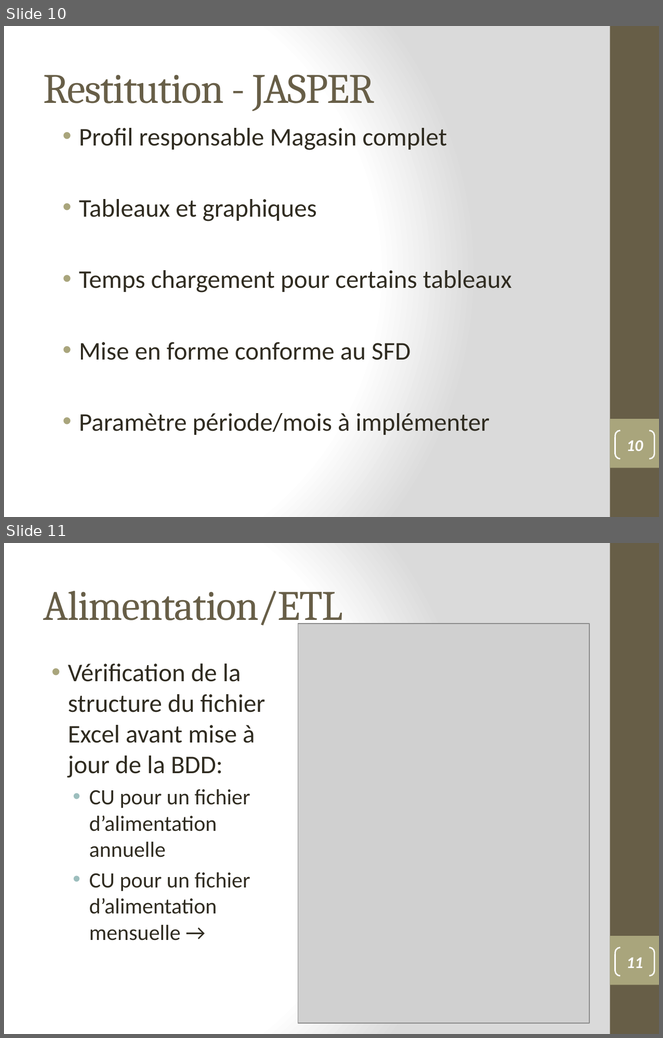
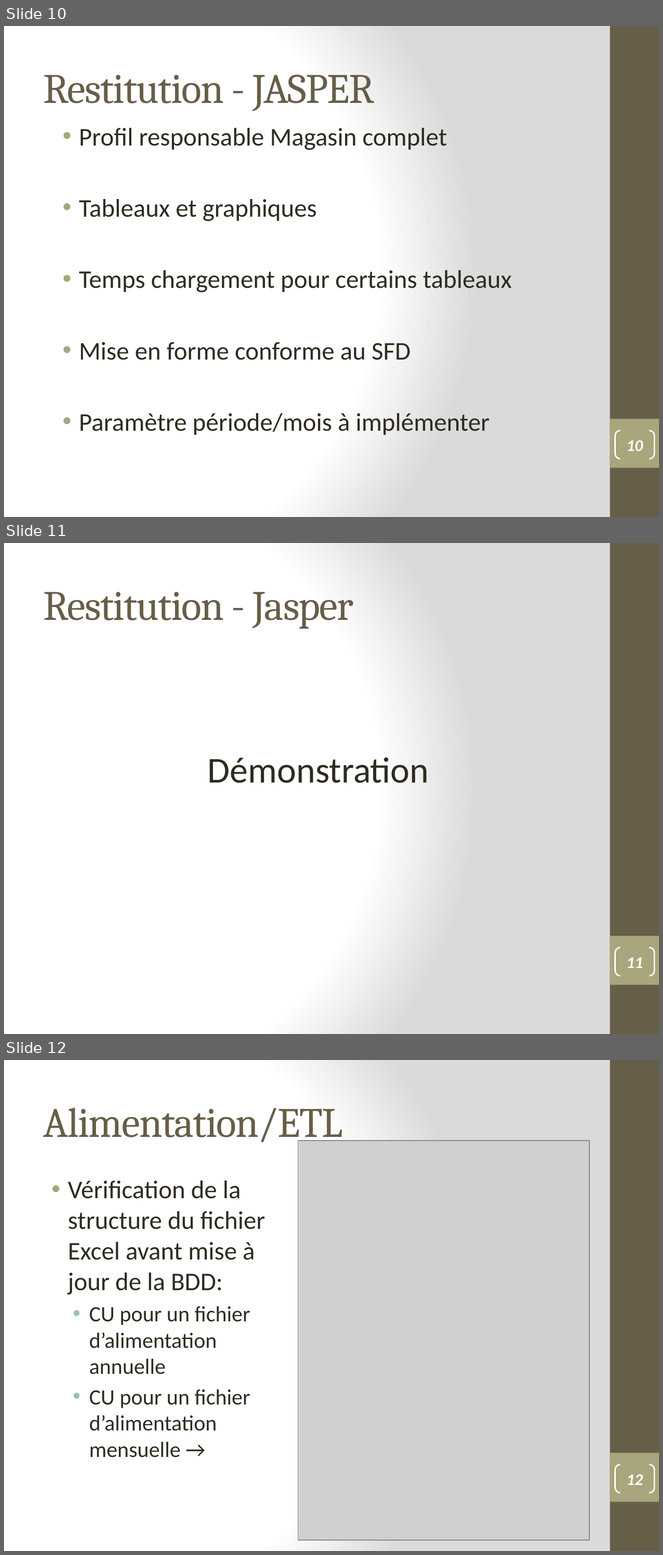
Before and after one commit to lobtec/dartiesgroupe2, a slide deck: PROJET/Presentation/PRE_26-01-11.pptx. Shown one above the other, each under a label of ours: slides 10 and 11 before the commit, slides 10, 11 and 12 after it. The pictures are 663x1038 and 663x1555 pixels, drawn with LibreOffice and Linux fonts; fonts in the diff are those of the drawing; grey boxes stand for pictures. Boxes give left, top, right and bottom in pixels: in the first picture for what was removed or moved away, otherwise in the second. Text is boxed around its words. In the diff, an @@ line names an element or a change of style, - is before the commit and + after.

```diff
--- a/PROJET/Presentation/PRE_26-01-11.pptx
+++ b/PROJET/Presentation/PRE_26-01-11.pptx
@@ slide 11 added at [4, 543, 659, 1034], background gradient #FFFFFF to #DADADA; not listed: 2 template elements that a slide beside it also shows @@
@@ title added at [44, 592, 353, 629], 46 pt, text #675E47 @@
+Restitution - Jasper
@@ text added at [208, 757, 429, 783], 40 pt, text #2F2B20 @@
+Démonstration
@@ page number added at [616, 948, 655, 976], outline #FFFFFF 1.5 pt, 18 pt, text #FFFFFF @@
+11
@@ what was slide 11 is now slide 12 @@
@@ page number at [626, 1474, 643, 1485]: text changed @@
-11
+12
```
Also in this commit, not shown: 2 slides changed.
